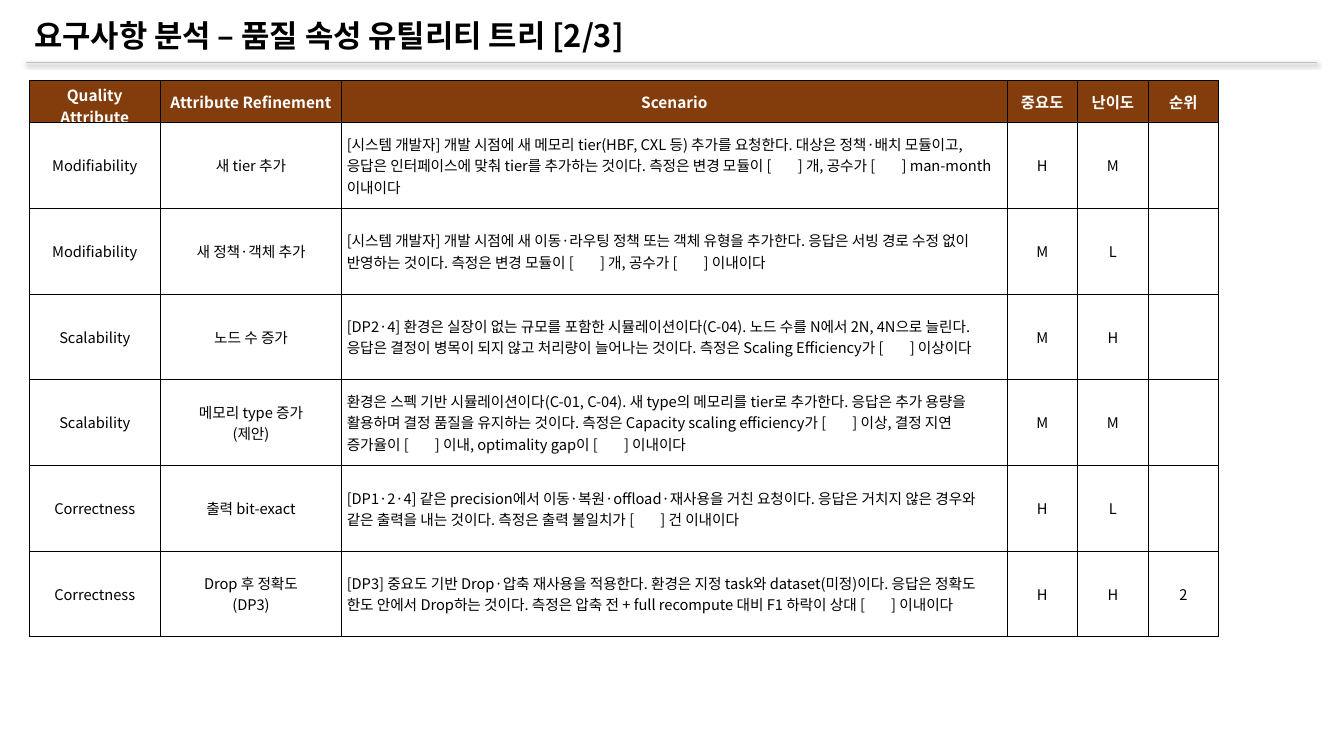
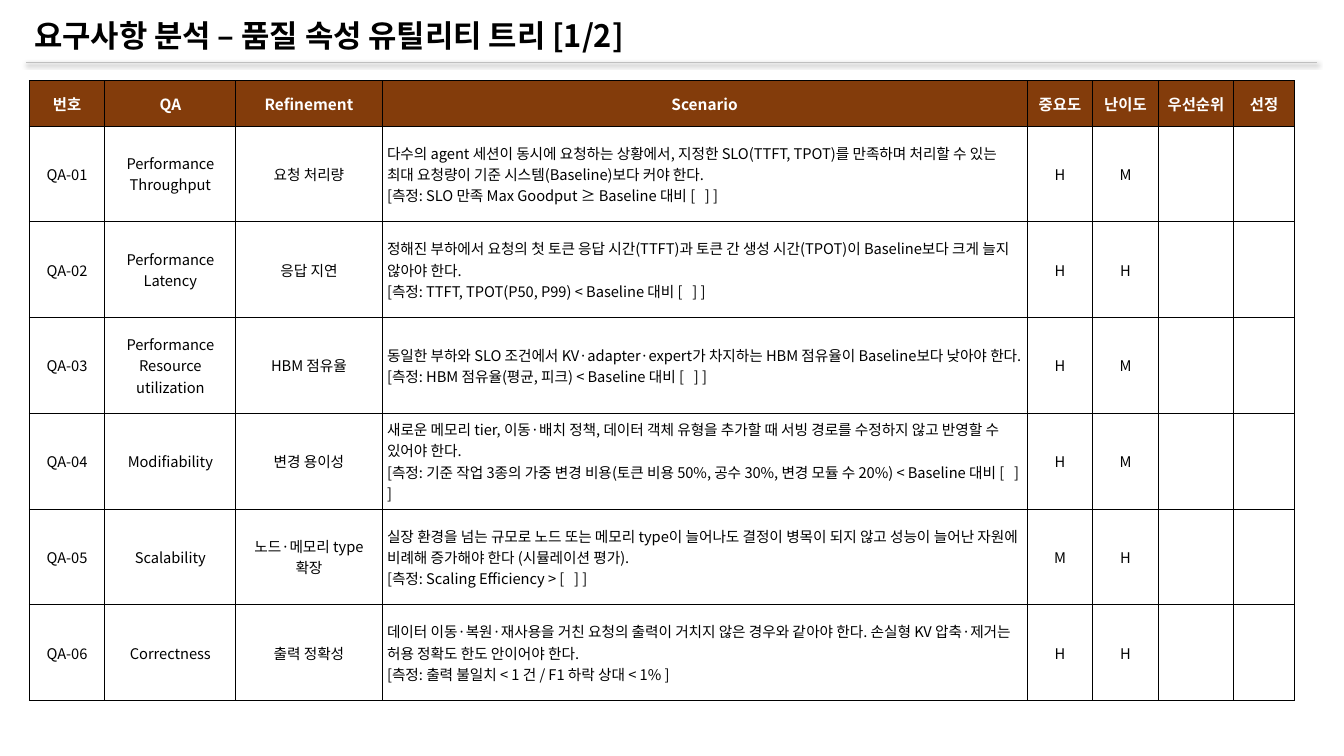
Before and after one commit to mkim0628/vllm, a slide deck: slide 15 of doc-mk/Requirements/requirements-overview.pptx (slide 16 before the commit). Drawn at 1344x756 pixels with LibreOffice and Linux fonts; fonts in the diff are those of the drawing. Boxes give left, top, right and bottom in pixels: in the first picture for what was removed or moved away, otherwise in the second. Text is boxed around its words. In the diff, an @@ line names an element or a change of style, - is before the commit and + after.

```diff
--- a/doc-mk/Requirements/requirements-overview.pptx
+++ b/doc-mk/Requirements/requirements-overview.pptx
@@ text at [34, 21, 623, 53]: text changed @@
-요구사항 분석 – 품질 속성 유틸리티 트리 [2/3]
+요구사항 분석 – 품질 속성 유틸리티 트리 [1/2]
@@ table at [29, 81, 1295, 701] @@
-column 1: Quality Attribute | Modifiability | Modifiability | Scalability | Scalability | Correctness | Correctness
-column 2: Attribute Refinement | 새 tier 추가 | 새 정책·객체 추가 | 노드 수 증가 | 메모리 type 증가 / (제안) | 출력 bit-exact | Drop 후 정확도 / (DP3)
-column 3: Scenario | [시스템 개발자] 개발 시점에 새 메모리 tier(HBF, CXL 등) 추가를 요청한다. 대상은 정책·배치 모듈이고, 응답은 인터페이스에 맞춰 tier를 추가하는 것이다. 측정은 변경 모듈이 [ ] 개, 공수가 [ ] man-month 이내이다 | [시스템 개발자] 개발 시점에 새 이동·라우팅 정책 또는 객체 유형을 추가한다. 응답은 서빙 경로 수정 없이 반영하는 것이다. 측정은 변경 모듈이 [ ] 개, 공수가 [ ] 이내이다 | [DP2·4] 환경은 실장이 없는 규모를 포함한 시뮬레이션이다(C-04). 노드 수를 N에서 2N, 4N으로 늘린다. 응답은 결정이 병목이 되지 않고 처리량이 늘어나는 것이다. 측정은 Scaling Efficiency가 [ ] 이상이다 | 환경은 스펙 기반 시뮬레이션이다(C-01, C-04). 새 type의 메모리를 tier로 추가한다. 응답은 추가 용량을 활용하며 결정 품질을 유지하는 것이다. 측정은 Capacity scaling efficiency가 [ ] 이상, 결정 지연 증가율이 [ ] 이내, optimality gap이 [ ] 이내이다 | [DP1·2·4] 같은 precision에서 이동·복원·offload·재사용을 거친 요청이다. 응답은 거치지 않은 경우와 같은 출력을 내는 것이다. 측정은 출력 불일치가 [ ] 건 이내이다 | [DP3] 중요도 기반 Drop·압축 재사용을 적용한다. 환경은 지정 task와 dataset(미정)이다. 응답은 정확도 한도 안에서 Drop하는 것이다. 측정은 압축 전 + full recompute 대비 F1 하락이 상대 [ ] 이내이다
-column 4: 중요도 | H | M | M | M | H | H
-column 5: 난이도 | M | L | H | M | L | H
-column 6: 순위 |  |  |  |  |  | 2
+column 1: 번호 | QA-01 | QA-02 | QA-03 | QA-04 | QA-05 | QA-06
+column 2: QA | Performance / Throughput | Performance / Latency | Performance / Resource utilization | Modifiability | Scalability | Correctness
+column 3: Refinement | 요청 처리량 | 응답 지연 | HBM 점유율 | 변경 용이성 | 노드·메모리 type 확장 | 출력 정확성
+column 4: Scenario | 다수의 agent 세션이 동시에 요청하는 상황에서, 지정한 SLO(TTFT, TPOT)를 만족하며 처리할 수 있는 최대 요청량이 기준 시스템(Baseline)보다 커야 한다. / [측정: SLO 만족 Max Goodput ≥ Baseline 대비 [ ] ] | 정해진 부하에서 요청의 첫 토큰 응답 시간(TTFT)과 토큰 간 생성 시간(TPOT)이 Baseline보다 크게 늘지 않아야 한다. / [측정: TTFT, TPOT(P50, P99) < Baseline 대비 [ ] ] | 동일한 부하와 SLO 조건에서 KV·adapter·expert가 차지하는 HBM 점유율이 Baseline보다 낮아야 한다. / [측정: HBM 점유율(평균, 피크) < Baseline 대비 [ ] ] | 새로운 메모리 tier, 이동·배치 정책, 데이터 객체 유형을 추가할 때 서빙 경로를 수정하지 않고 반영할 수 있어야 한다. / [측정: 기준 작업 3종의 가중 변경 비용(토큰 비용 50%, 공수 30%, 변경 모듈 수 20%) < Baseline 대비 [ ] ] | 실장 환경을 넘는 규모로 노드 또는 메모리 type이 늘어나도 결정이 병목이 되지 않고 성능이 늘어난 자원에 비례해 증가해야 한다 (시뮬레이션 평가). / [측정: Scaling Efficiency > [ ] ] | 데이터 이동·복원·재사용을 거친 요청의 출력이 거치지 않은 경우와 같아야 한다. 손실형 KV 압축·제거는 허용 정확도 한도 안이어야 한다. / [측정: 출력 불일치 < 1 건 / F1 하락 상대 < 1% ]
+column 5: 중요도 | H | H | H | H | M | H
+column 6: 난이도 | M | H | M | M | H | H
+column 7: 우선순위 |  |  |  |  |  | 
+column 8: 선정 |  |  |  |  |  | 
@@ table: place and size @@
-table at [29, 81, 1219, 633]
+table at [29, 81, 1295, 701]
```
Also in this commit, not shown: 7 other slides changed, 1 slide removed, 2 other files.
